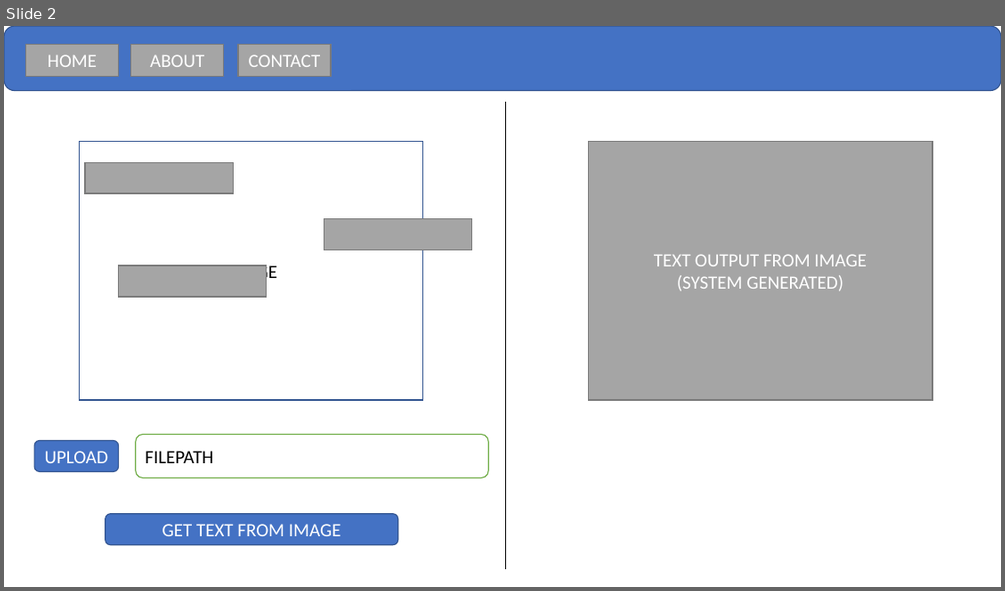
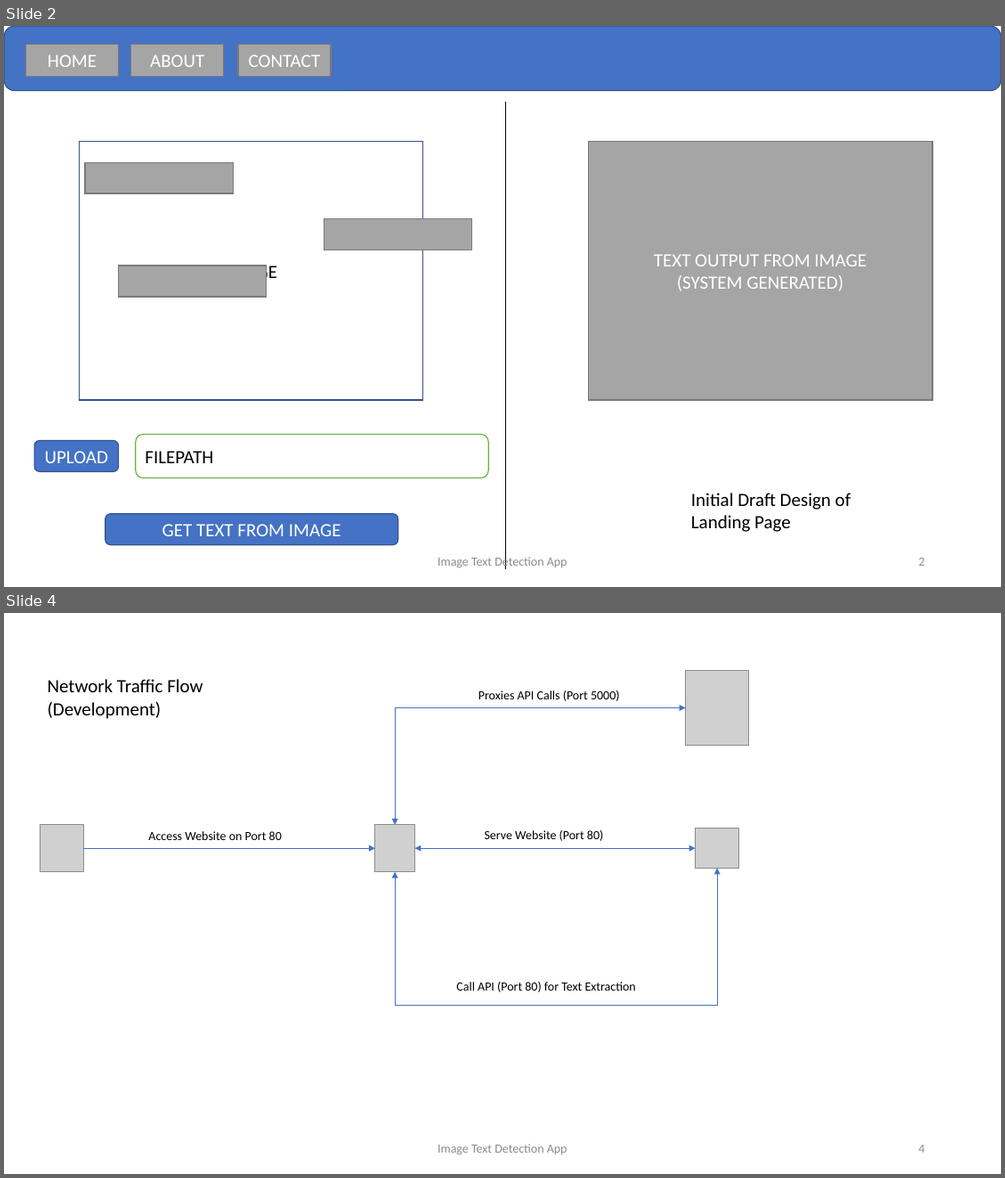
Before and after one commit to dhamacher/image-text-detection-app, a slide deck: design/Image Text Detection App Wireframe.pptx. Shown one above the other, each under a label of ours: slide 2 before the commit, slides 2 and 4 after it; the slides between them are not shown. The pictures are 1005x591 and 1005x1178 pixels, drawn with LibreOffice and Linux fonts; fonts in the diff are those of the drawing; grey boxes stand for pictures. Boxes give left, top, right and bottom in pixels: in the first picture for what was removed or moved away, otherwise in the second. Text is boxed around its words. In the diff, an @@ line names an element or a change of style, - is before the commit and + after.

Commit message:
release 1.0 working in local development environment as well in docker

```diff
--- a/design/Image Text Detection App Wireframe.pptx
+++ b/design/Image Text Detection App Wireframe.pptx
@@ slide 4 added at [4,613,1001,1174], background #FFFFFF @@
@@ text added at [48,679,202,719], 18 pt, text #000000 @@
+Network Traffic Flow
+(Development)
@@ text added at [478,690,620,701], 12 pt, text #000000 @@
+Proxies API Calls (Port 5000)
@@ picture added at [685,671,749,745] @@
@@ elbow double arrow added from (395, 825) to (685, 708), #4472C4 0.5 pt @@
@@ picture added at [40,825,83,872] @@
@@ picture added at [375,825,414,872] @@
@@ arrow added from (83, 849) to (375, 849), #4472C4 0.5 pt @@
@@ text added at [148,831,282,840], 12 pt, text #000000 @@
+Access Website on Port 80
@@ double arrow added from (414, 849) to (695, 849), #4472C4 0.5 pt @@
@@ text added at [485,830,603,841], 12 pt, text #000000 @@
+Serve Website (Port 80)
@@ picture added at [695,828,739,868] @@
@@ elbow double arrow added from (395, 872) to (718, 868), #4472C4 0.5 pt @@
@@ text added at [456,981,636,992], 12 pt, text #000000 @@
+Call API (Port 80) for Text Extraction
@@ text added at [437,1143,567,1155], 12 pt, text #8C8C8C @@
+Image Text Detection App
@@ page number added at [918,1144,924,1152], 12 pt, text #8C8C8C @@
+4
@@ slide 2 changed as well @@
@@ text added at [691,492,850,532], 18 pt, text #000000 @@
+Initial Draft Design of Landing Page
@@ text added at [437,555,567,569], 12 pt, text #8C8C8C @@
+Image Text Detection App
@@ page number added at [918,557,924,565], 12 pt, text #8C8C8C @@
+2
```
Also in this commit, not shown: 1 other slide changed, 1 other slide added, 7 other files.
